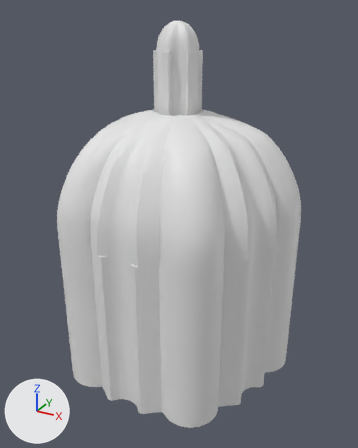
Two versions of the glTF model models/grammar/grammar_25.glb, one commit apart.
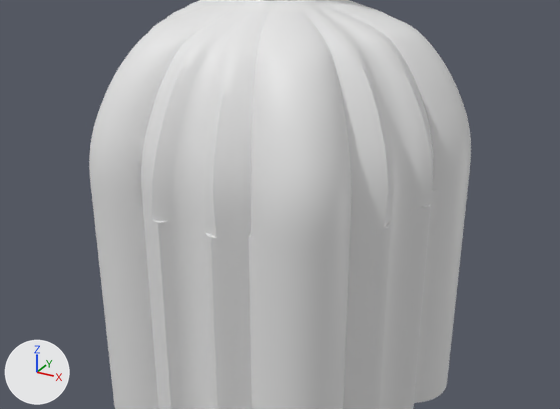
Each version appears first whole from a 50 mm lens placed at (2.61, -4.8, 4.13), pointed at (0.02, -0.1, 1.78), and next in a close-up on the part from 0% to 100% of the width and 26% to 84% of the height. Every picture has the same lights, and +X, +Y and +Z are marked at lower left. The first two pictures are the older version.

The scene before the commit, as lines of its bpy script (objects in view):
```python
me_vault_0 = bpy.data.meshes.new('vault_0')
me_vault_0.from_pydata(...)  # 13910 vertices, 27820 faces; spans x -1.35..1.35, y -1.31..1.32, z 1.84..3.1
me_walls = bpy.data.meshes.new('walls')
me_walls.from_pydata(...)  # 960 vertices, 1920 faces; spans x -1.35..1.35, y -1.32..1.32, z 0.0..1.84
ob_vault_0 = bpy.data.objects.new('vault_0', me_vault_0)
ob_vault_0.location = (0.0, 0.0, 0.0)
ob_walls = bpy.data.objects.new('walls', me_walls)
ob_walls.location = (0.0, 0.0, 0.0)
```
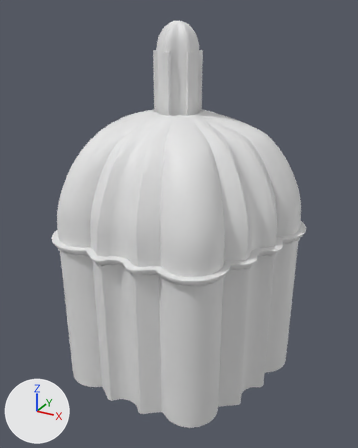
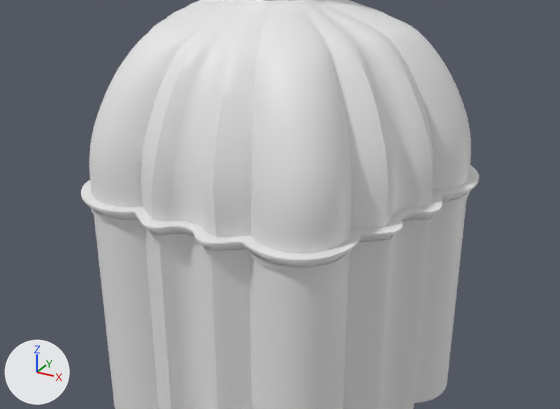
The change, as a diff of the scene's bpy script:
```diff
--- a/models/grammar/grammar_25.glb.py
+++ b/models/grammar/grammar_25.glb.py
@@ me_cornice_out @@
+me_cornice_out.from_pydata(...)  # 2880 vertices, 5760 faces; spans x -1.42..1.42, y -1.39..1.39, z 1.73..1.84
@@ ob_cornice_out @@
+ob_cornice_out = bpy.data.objects.new('cornice_out', me_cornice_out)
+ob_cornice_out.location = (0.0, 0.0, 0.0)
```

Boxes [x1, y1, x2, y2] around the edits, measured in the close-ups (560 x 409 px):
'cornice_out', added: after [81, 165, 479, 272]
